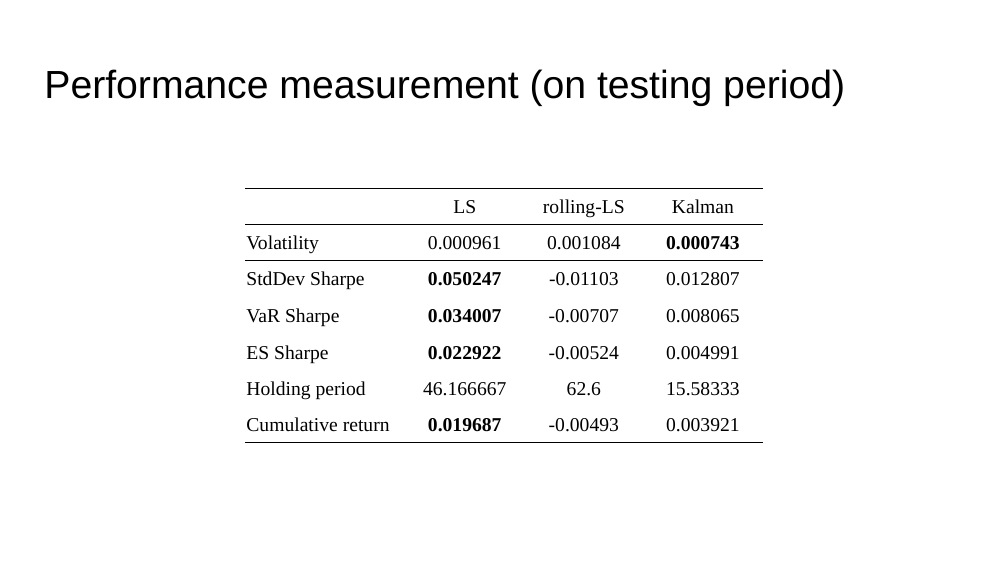
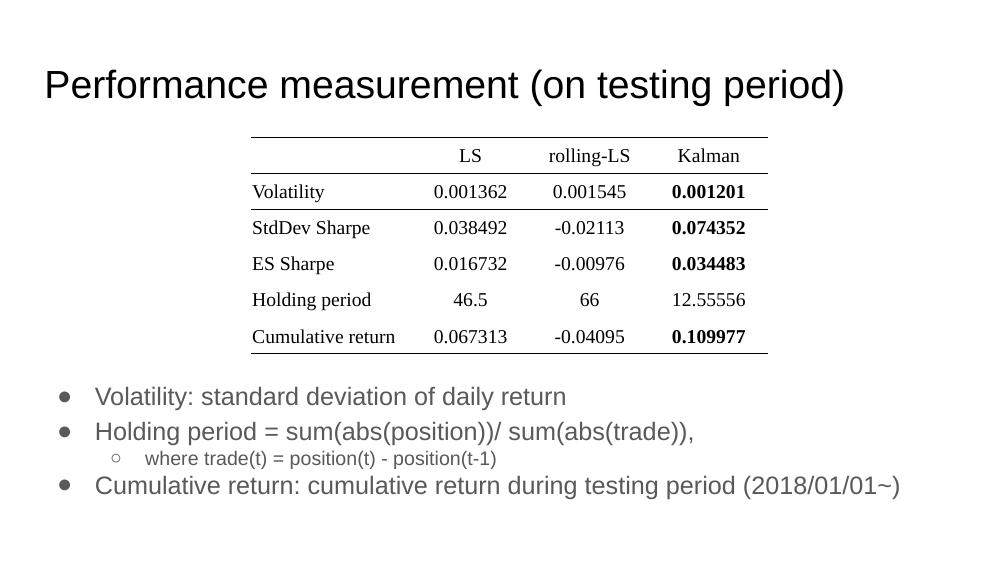
Before and after one commit to thtang/Pair-trading, a slide deck: slide 25 of Pair trading for Currencies.pptx. Drawn at 1008x567 pixels with LibreOffice and Linux fonts; fonts in the diff are those of the drawing. Boxes give left, top, right and bottom in pixels: in the first picture for what was removed or moved away, otherwise in the second. Text is boxed around its words. In the diff, an @@ line names an element or a change of style, - is before the commit and + after.

```diff
--- a/Pair trading for Currencies.pptx
+++ b/Pair trading for Currencies.pptx
@@ table at box(251, 137, 768, 354) @@
-row 2: Volatility | 0.000961 | 0.001084 | 0.000743
-row 3: StdDev Sharpe | 0.050247 | -0.01103 | 0.012807
-row 4: VaR Sharpe | 0.034007 | -0.00707 | 0.008065
-row 5: ES Sharpe | 0.022922 | -0.00524 | 0.004991
-row 6: Holding period | 46.166667 | 62.6 | 15.58333
-row 7: Cumulative return | 0.019687 | -0.00493 | 0.003921
+row 2: Volatility | 0.001362 | 0.001545 | 0.001201
+row 3: StdDev Sharpe | 0.038492 | -0.02113 | 0.074352
+row 4: ES Sharpe | 0.016732 | -0.00976 | 0.034483
+row 5: Holding period | 46.5 | 66 | 12.55556
+row 6: Cumulative return | 0.067313 | -0.04095 | 0.109977
@@ table: place and size @@
-table at box(245, 188, 762, 443)
+table at box(251, 137, 768, 354)
@@ text added at box(95, 386, 901, 499), 18 pt, text #595959 @@
+● Volatility: standard deviation of daily return
+● Holding period = sum(abs(position))/ sum(abs(trade)),
+  ○ where trade(t) = position(t) - position(t-1)
+● Cumulative return: cumulative return during testing period (2018/01/01~)
```
Also in this commit, not shown: 12 other slides changed, 1 slide removed, 16 other files.
